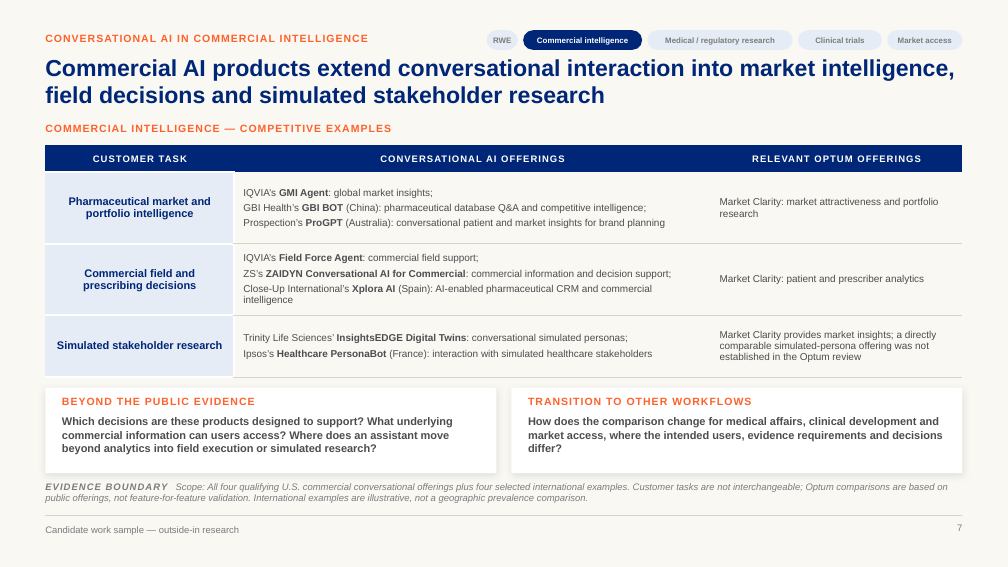
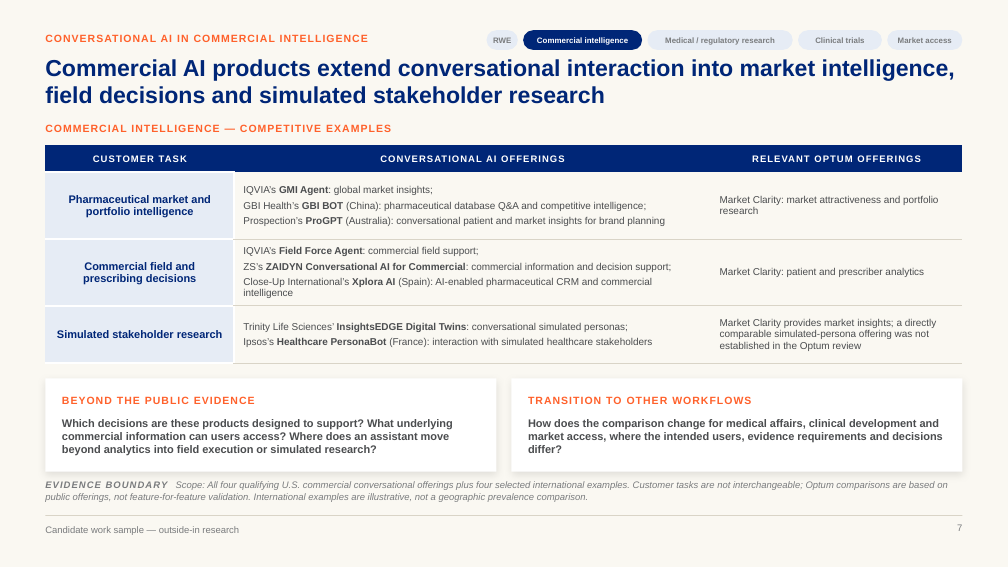
Before and after one commit to marinojt/test, a slide deck: slide 7 of deck/Optum-LS-Conversational-AI.pptx. Drawn at 1008x567 pixels with LibreOffice and Linux fonts; fonts in the diff are those of the drawing. Boxes give left, top, right and bottom in pixels: in the first picture for what was removed or moved away, otherwise in the second. Text is boxed around its words. In the diff, an @@ line names an element or a change of style, - is before the commit and + after.

```diff
--- a/deck/Optum-LS-Conversational-AI.pptx
+++ b/deck/Optum-LS-Conversational-AI.pptx
@@ table: place and size @@
-table at box(45, 145, 963, 366)
+table at box(45, 145, 963, 355)
@@ rectangle: place and size @@
-rectangle at box(45, 388, 496, 473)
+rectangle at box(45, 379, 496, 472)
@@ rectangle: place and size @@
-rectangle at box(511, 388, 962, 473)
+rectangle at box(511, 379, 962, 472)
```
Also in this commit, not shown: 5 other slides changed, 9 other files.
